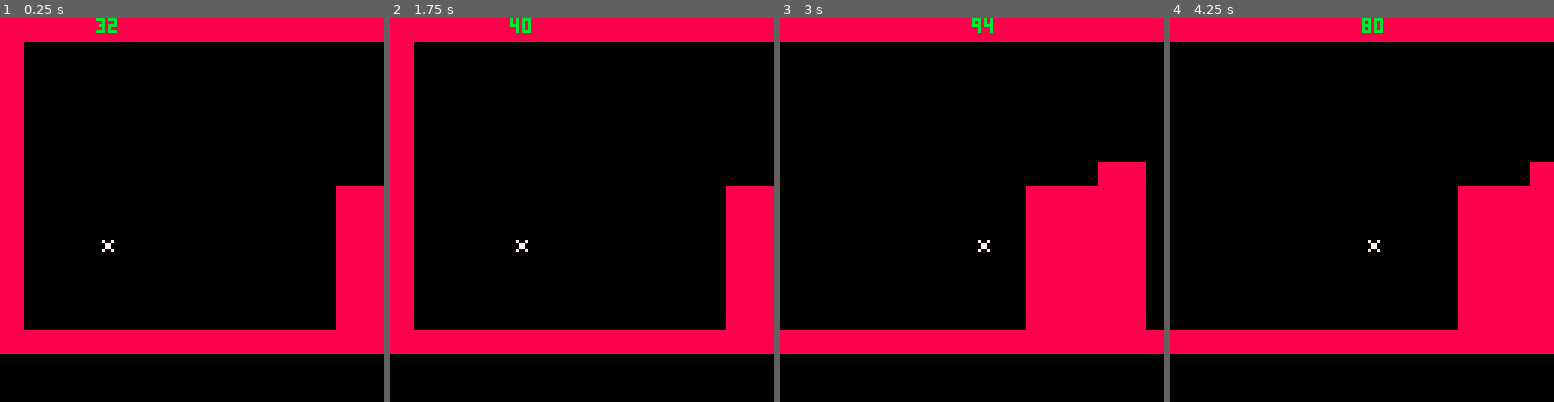
Above: before the commit, frames 1-4 (left to right).
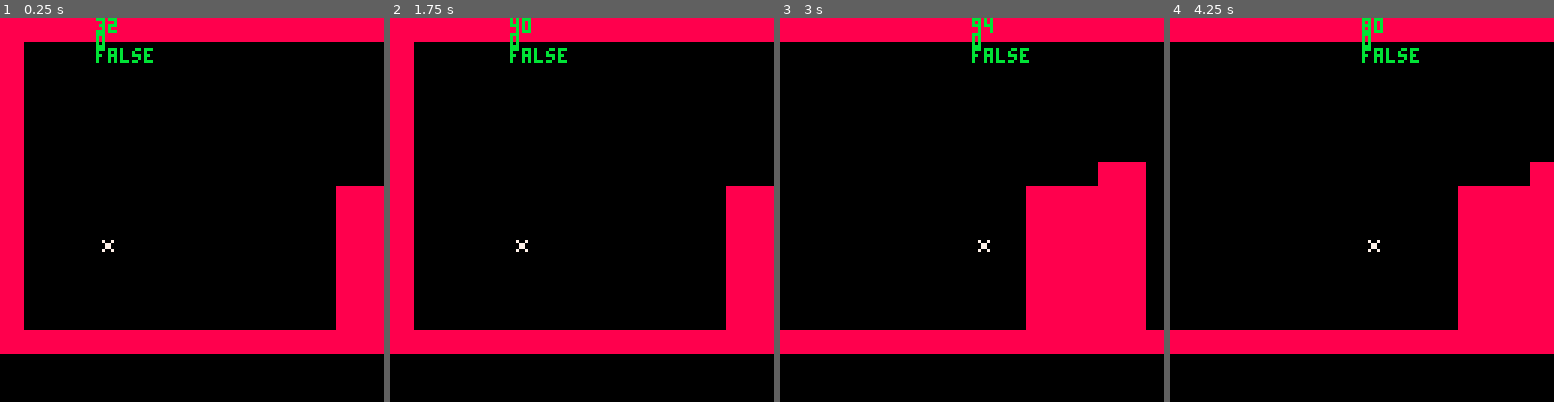
Above: after the commit, the same moments.

Repository: pratik2709/anotherPlatformer
Game: PICO-8 cartridge player.p8
Same seed, same stepped clock (60 frames per second), same inputs: the game is played once before the commit and once after it.
Inputs:
- Up to frame 1 (0.25 s): no input
- Up to frame 2 (1.75 s): tap O (Z key) at 0.7, 1.7 s; hold Right from 1.6 s (still down)
- Up to frame 3 (3 s): release Right at 2.1 s; tap O (Z key) at 2.1, 2.5, 2.9 s; hold Right from 2.47 s (still down)
- Up to frame 4 (4.25 s): release Right at 3.03 s; hold Left 3.08-3.58 s; tap O (Z key) at 3.3, 3.7, 4.1 s; hold Right from 4.02 s (still down)

The runs differ from the first frame. In frame 1, 0.4% of the frame differs, in the area x 25-40%, y 3-12%; in frame 2, 0.4%; in frame 3, 0.4%; in frame 4, 0.4%.

Commit message:
very basic collision understanding

Diff:
--- a/player.p8
+++ b/player.p8
@@ -8,7 +8,11 @@
 cam = {}
 function draw_debug()
  -- do something
+ local xoffset=0
+ if player1.dx>0 then xoffset=7 end
   print(player1:getx(),player1:getx(),0,11)
+ print(mget((player1.x+xoffset),(player1.y+7)),player1:getx(),5,11)
+ print(fget(mget((player1.x+xoffset),(player1.y+7)),0),player1:getx(),10,11)
 end
 
 function cam:new(mapwidth)
@@ -75,12 +79,11 @@
 function checkwallcollision(actor)
  -- do something
  local xoffset=0
- local vector1 = mget(actor.x+1,actor.y+0)
+ local vector1 = mget((actor.x+xoffset)/8,(actor.y+7)/8)
+
  if fget(vector1,0) then
   actor.x=actor.startx
  end
-
-
 
 end
 
@@ -344,6 +347,9 @@
 
 
 
+__gff__
+0001000000000000000000000000000000000000000000000000000000000000000000000000000000000000000000000000000000000000000000000000000000000000000000000000000000000000000000000000000000000000000000000000000000000000000000000000000000000000000000000000000000000000
+0000000000000000000000000000000000000000000000000000000000000000000000000000000000000000000000000000000000000000000000000000000000000000000000000000000000000000000000000000000000000000000000000000000000000000000000000000000000000000000000000000000000000000
 __map__
 0101010101010101010101010101010101010101010101010101010000000000000000000000000000000000000000000000000000000000000000000000000000000000000000000000000000000000000000000000000000000000000000000000000000000000000000000000000000000000000000000000000000000000
 0100000000000000000000000000000000000000000000000000000000000000000000000000000000000000000000000000000000000000000000000000000000000000000000000000000000000000000000000000000000000000000000000000000000000000000000000000000000000000000000000000000000000000
